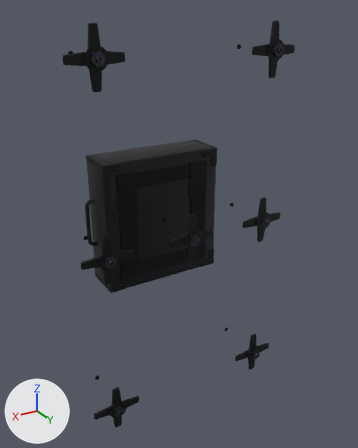
One commit to the glTF model gadgets/crx7-wallseal/crx7-wallseal-small.glb: the scene before it, then after it.
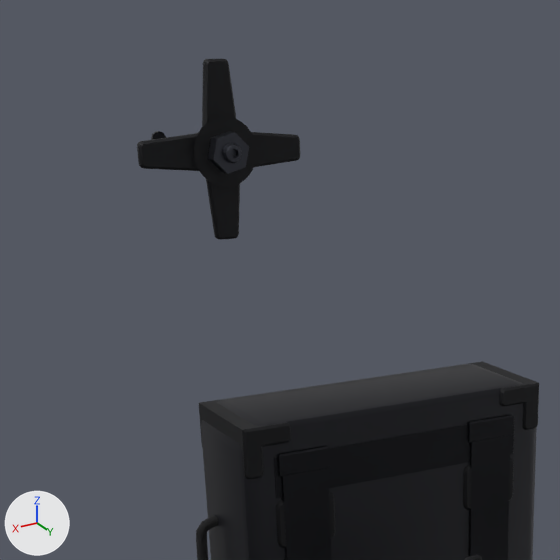
The first picture shows the older version from a camera (50 mm lens) standing at (1.22, 2.18, 2.05) and looking at (-0.05, 0.06, 0.99). The close-ups show the older and then the newer version on the part from 3% to 63% of the width and 0% to 48% of the height of that picture. Only the edits that show in the close-ups are written down. The axes (+X, +Y, +Z) are drawn at lower left. The lights are the same throughout. Where no turn or scale is listed for an object, it has been applied to the vertices.

The scene before the commit, as lines of its bpy script (objects in view):
```python
me_mesh_64 = bpy.data.meshes.new('Mesh_64')
me_mesh_64.from_pydata(...)  # 40 vertices, 76 faces; spans x -0.28..0.28, y -0.174..-0.008, z -0.041..0.041
me_mesh_64.materials.append(mat_frame_steel)  # black #1a1b20
ob_beam_top_sleeve = bpy.data.objects.new('beam_top_sleeve', me_mesh_64)
ob_beam_top_sleeve.location = (0.0, 0.0, 1.253)
ob_star_2 = bpy.data.objects.new('star_2', None)
ob_star_2.parent = ob_far_side
ob_star_2.location = (0.455, -0.04, 1.88)
ob_star_2.rotation_euler = (0.0, 0.785, 0.0)  # degrees (0, 45, 0)
ob_tie_rod_1 = bpy.data.objects.new('tie_rod_1', None)
ob_tie_rod_1.parent = ob_far_side
ob_tie_rod_1.location = (-0.455, -0.31, 1.88)
ob_tie_rod_1.scale = (1.0, 0.02, 1.0)
ob_tie_rod_2 = bpy.data.objects.new('tie_rod_2', None)
ob_tie_rod_2.parent = ob_far_side
ob_tie_rod_2.location = (0.455, -0.31, 1.88)
ob_tie_rod_2.scale = (1.0, 0.02, 1.0)
ob_tie_rod_6 = bpy.data.objects.new('tie_rod_6', None)
ob_tie_rod_6.parent = ob_far_side
ob_tie_rod_6.location = (-0.455, -0.31, 1.0)
ob_tie_rod_6.scale = (1.0, 0.02, 1.0)
# also in view: 'rail_right_sleeve' at (0.22, -0.1, 1.0); 'core_housing' at (0.0, -0.12, 1.0); 'star_plate.001' at (0.46, 0.27, 1.88); 'star_nut.001' at (0.46, 0.3, 1.88); 'rail_left_sleeve' at (-0.22, -0.1, 1.0)
```
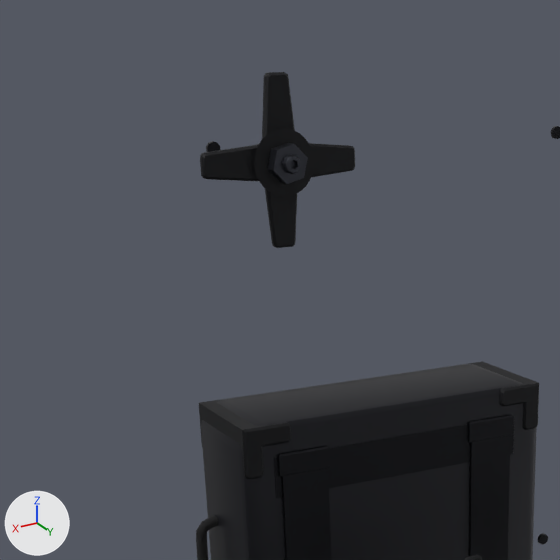
ob_tie_rod_1 is not drawn itself; it is the parent of ob_tie_rod.
ob_tie_rod_2 is not drawn itself; it is the parent of ob_tie_rod_001.
ob_star_2 is not drawn itself; it is the parent of ob_star_plate_001, ob_star_nut_001.
ob_tie_rod_6 is not drawn itself; it is the parent of ob_tie_rod_005.

Location of each change, [x1, y1, x2, y2] in pixels of the close-ups (560 x 560 px):
'star_plate.001', moved: before [137, 59, 300, 240]; after [200, 72, 355, 248]
'star_nut.001', moved: before [208, 131, 249, 174]; after [268, 143, 308, 184]
'tie_rod.001', moved: before [151, 131, 166, 140]; after [206, 141, 220, 152]
'tie_rod', moved (not visible before): after [551, 126, 560, 139]
'tie_rod.005', moved (not visible before): after [538, 533, 548, 544]

The edits, one by one:
Object 'tie_rod_1' (ob_tie_rod_1) moves from (-0.455, -0.31, 1.88) to (-0.36, -0.31, 1.86).
Object 'tie_rod_2' (ob_tie_rod_2) moves from (0.455, -0.31, 1.88) to (0.36, -0.31, 1.86).
Object 'star_2' (ob_star_2) moves from (0.455, -0.04, 1.88) to (0.36, -0.04, 1.86).
Object 'tie_rod_6' (ob_tie_rod_6) moves from (-0.455, -0.31, 1.0) to (-0.36, -0.31, 1.0).
